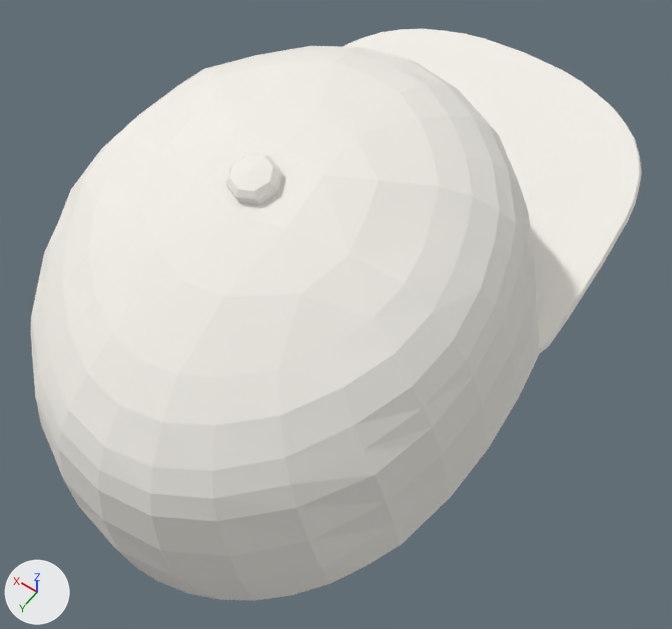
What one commit did to the glTF model apps/web/public/assets/3dx/accessories/hat/3dx_f_hat_flat.glb.
The view is the same before and after, from a 50 mm lens placed at (-0.136, 0.171, 1.91), pointed at (-0.012, -0.004, 1.635). Every picture has the same lights, and +X, +Y and +Z are marked at lower left. The older version comes first.

Script lines for the objects in view, before the commit:
```python
me_hat_flat = bpy.data.meshes.new('hat_flat')
me_hat_flat.from_pydata(...)  # 403 vertices, 781 faces; spans x -0.083..0.082, y -0.168..0.107, z 1.592..1.722
me_hat_flat.materials.append(mat_skin)  # white #f3f1ea
ob_hat_flat = bpy.data.objects.new('hat_flat', me_hat_flat)
ob_hat_flat.location = (0.0, 0.0, 0.0)
```
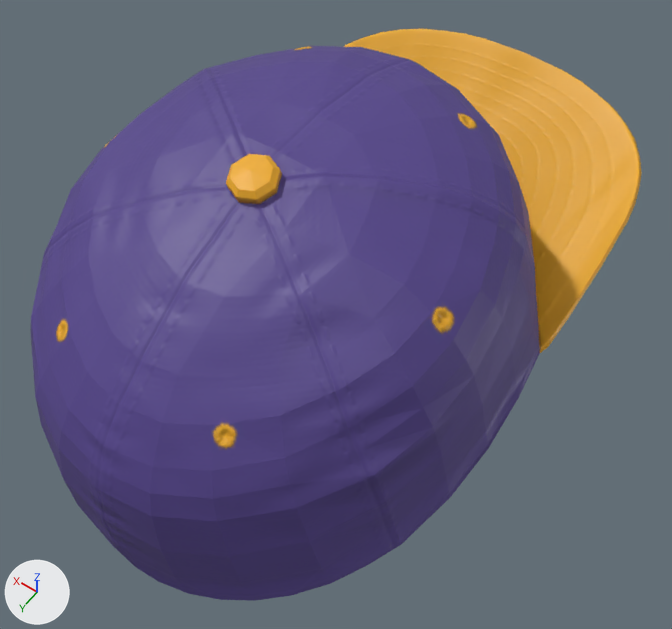
Boxes (x1, y1, x2, y2) around the edits, measured in the pictures (672 x 629 px):
'hat_flat', recoloured (white to blue)
    both: (30, 29, 642, 601)

Patch to the scene script:
```diff
--- a/apps/web/public/assets/3dx/accessories/hat/3dx_f_hat_flat.glb.py
+++ b/apps/web/public/assets/3dx/accessories/hat/3dx_f_hat_flat.glb.py
@@ img_3dx_f_hat_flat_albedo @@
+img_3dx_f_hat_flat_albedo = load_image('3dx_f_hat_flat_albedo', '_unpacked/3dx_f_hat_flat_albedo', 512, 512, 'sRGB')
@@ img_3dx_f_hat_flat_normal @@
+img_3dx_f_hat_flat_normal = load_image('3dx_f_hat_flat_normal', '_unpacked/3dx_f_hat_flat_normal', 512, 512, 'Non-Color')
@@ mat_hat_flat @@
+mat_hat_flat = bpy.data.materials.new('hat_flat')
+# uses the picture img_3dx_f_hat_flat_albedo
+# uses the picture img_3dx_f_hat_flat_normal
@@ me_hat_flat @@
 me_hat_flat.from_pydata(...)  # 403 vertices, 781 faces; spans x -0.083..0.082, y -0.168..0.107, z 1.592..1.722
-me_hat_flat.materials.append(mat_skin)  # white #f3f1ea
+me_hat_flat.materials.append(mat_hat_flat)
```
